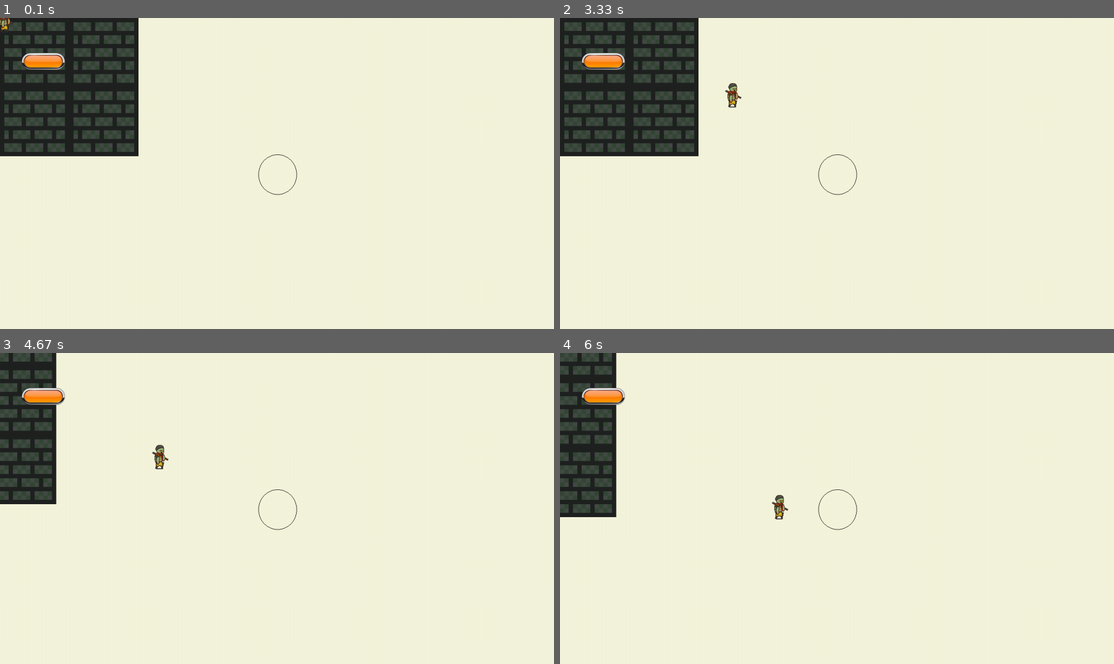
Above: before the commit, frames 1-4 (two rows, left to right).
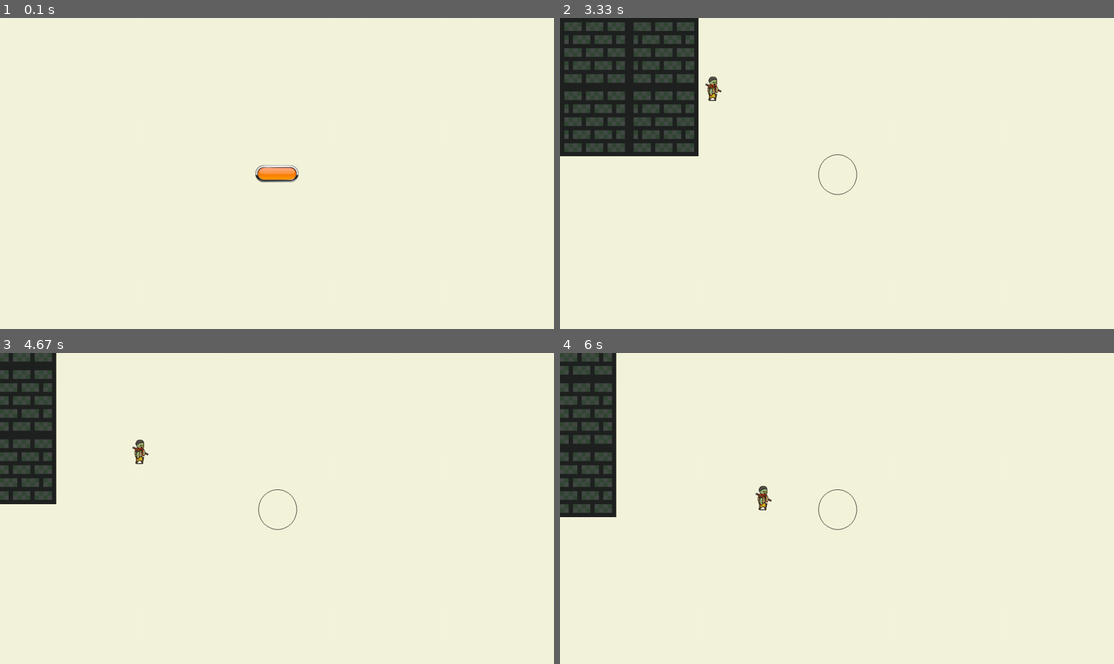
Above: after the commit, the same moments.

Repository: evelyn-keefner/portfolio
Game: pygame game, started from ch09/final/main.py
The game is run twice, just before and just after one commit, with the same random seed, the same clock (stepped at 60 frames per second) and the same inputs.
Inputs (mouse positions are in pixels of both pictures, inside the frame that each line leads up to):
- Up to frame 1 (0.1 s): no input
- Up to frame 2 (3.33 s): press the mouse at (837, 173) at 0.37 s; move the mouse to (770, 173) at 0.47 s; release the mouse at (704, 176) at 0.6 s; hold D 0.67-1.13 s; move the mouse to (892, 241) at 0.7 s; hold W 1.17-1.47 s; hold D 1.5-1.97 s; hold A 2-2.53 s; hold S 2.57-2.87 s; hold A 2.9-3.3 s
- Up to frame 3 (4.67 s): hold W 3.33-3.7 s; hold D 3.73-4.37 s; hold S from 4.4 s (still down)
- Up to frame 4 (6 s): release S at 4.77 s; hold A 4.8-5.27 s; hold D 5.3-5.77 s; hold W from 5.8 s (still down)

The runs differ from the first frame. In frame 1, 12% of the frame differs, in the area x 0-54%, y 0-57%; in frame 2, 0.6%; in frame 3, 0.6%; in frame 4, 0.6%.

Commit message:
start button & state

Diff:
--- a/ch09/final/main.py
+++ b/ch09/final/main.py
@@ -12,13 +12,15 @@
     pygame.event.pump() # keeps window responsive
     pygame.display.set_caption(GAME_TITLE)
 
-def test_function():
-    print("also ok!")
+def running_status():
+    return 'RUNNING'
+    print('running test ok')
 
 def run_game():
     screen = pygame.display.set_mode() # sets window to default size of the monitor
     clock = pygame.time.Clock()
     font = pygame.font.SysFont('arial', 36)
+    state = 'START'
 
     window_x, window_y = screen.get_size()
     x = int(window_x / 2)
@@ -28,7 +30,7 @@
     camera_group = CameraGroup() # sprite group to handle all sprites every sprite must be added into this group
     player_group = pygame.sprite.Group()
     enemy_group = pygame.sprite.Group()
-    button_group = pygame.sprite.Group()
+    menu_button_group = pygame.sprite.Group()
 
     main_player = Player(pos, camera_group)
     player_group.add(main_player)
@@ -37,7 +39,7 @@
     test_enemy = Enemy((0, 0), camera_group)
     enemy_group.add(test_enemy)
 
-    test_button = Button((100, 100), test_function, button_group)
+    start_button = Button(pos, menu_button_group)
 
     while True:
         for event in pygame.event.get():
@@ -47,14 +49,19 @@
 
         screen.fill("beige") # fills screen to a set background color
 
-        # update every group that contains a sprite
-        enemy_group.update(main_player)
-        player_group.update()
-        button_group.update()
+        if state == 'START':
+            menu_button_group.update()
+            menu_button_group.draw(screen)
+            if start_button.pressed:
+                state = 'RUNNING'
 
-        # camera group contains all sprites, handles all drawing including the ground, enemies and player
-        camera_group.custom_draw(main_player)
-        button_group.draw(screen)
+        elif state == 'RUNNING':
+            # update every group that contains a sprite
+            enemy_group.update(main_player)
+            player_group.update(enemy_group)
+
+            # camera group contains all sprites, handles all drawing including the ground, enemies and player
+            camera_group.custom_draw(main_player)
 
         # update() the display to put work onto screen
         pygame.display.update()
--- a/ch09/final/src/button.py
+++ b/ch09/final/src/button.py
@@ -1,11 +1,10 @@
 import pygame
 
 class Button(pygame.sprite.Sprite): # class inherits from the sprite class to be able to add it to a sprite group and use update() and draw()
-    def __init__(self, pos, function, group):
+    def __init__(self, pos, group):
         super().__init__(group) # adds player sprite into the camera_group sprite group calling the sprite constructor Sprite(self, group)
         self.image = pygame.image.load('assets/placeholder_assets/small_button.png')
         self.rect = self.image.get_rect(center = pos) # image_group needs an image and a rect in order to use it's built in functions draw() and update()
-        self.function = function
         self.pressed = False
 
     def mouse_click(self) -> bool:
@@ -19,7 +18,6 @@
                     pass
                 else:
                     print("test ok")
-                    self.function()
                     self.pressed = True
             else:
                 self.pressed = False
--- a/ch09/final/src/player.py
+++ b/ch09/final/src/player.py
@@ -32,7 +32,7 @@
     '''
     automatically called when the sprite group a player object is contained in has the .update() method called on it
     '''
-    def update(self):
+    def update(self, enemy_group):
         old_rect = self.rect.copy() # holds a copy of the current rect before movement, in case of a collision with another object
         self.input()
         if self.direction.magnitude() != 0: # magnitude is absolute length of the vector given x and y (a^2 + b^2 = c^2)
--- /dev/null
+++ b/ch09/final/test_main.py
@@ -0,0 +1,79 @@
+import pygame
+import sys
+from src.player import Player
+from src.enemy import Enemy
+from src.camera import CameraGroup
+from src.button import Button
+
+class Game:
+    def __init__(self):
+        self.state = 'START'
+
+        self.screen = pygame.display.set_mode()
+        self.clock = pygame.time.Clock()
+        self.font = pygame.font.SysFont('arial', 36)
+        self.game_title = 'game1'
+
+    def run_game(self):
+        window_x, window_y = self.screen.get_size()
+        x = int(window_x / 2)
+        y = int(window_y / 2)
+        pos = (x, y)
+
+        camera_group = CameraGroup() # sprite group to handle all sprites every sprite must be added into this group
+        player_group = pygame.sprite.Group()
+        enemy_group = pygame.sprite.Group()
+        button_group = pygame.sprite.Group()
+
+        main_player = Player(pos, camera_group)
+        player_group.add(main_player)
+
+        # REMOVE ME! KILL ME END MY SUFFERING
+        test_enemy = Enemy((0, 0), camera_group)
+        enemy_group.add(test_enemy)
+
+        start_button = Button((100, 100), running_status, button_group)
+
+        while True:
+            for event in pygame.event.get():
+                if event.type == pygame.QUIT:
+                    pygame.quit()
+                    sys.exit()
+
+            self.screen.fill("beige") # fills screen to a set background color
+
+            if self.state == 'START':
+                button_group.update()
+                button_group.draw(self.screen)
+                if start_button.pressed == True:
+                    self.state == 'RUNNING'
+
+            elif self.state == 'RUNNING':
+                # update every group that contains a sprite
+                enemy_group.update(main_player)
+                player_group.update()
+
+                # camera group contains all sprites, handles all drawing including the ground, enemies and player
+                camera_group.custom_draw(main_player)
+
+            # update() the display to put work onto screen
+            pygame.display.update()
+
+            # limit fps to 60
+            self.clock.tick(60)
+
+        pygame.quit()
+
+def main():
+    GAME_TITLE = 'GAME'
+    pygame.init()
+    pygame.font.init()
+    pygame.event.pump()
+    pygame.display.set_caption(GAME_TITLE)
+    game = Game()
+    game.run_game()
+    #initialize_pygame()
+    #run_game()
+
+if __name__ == '__main__':
+    main()
